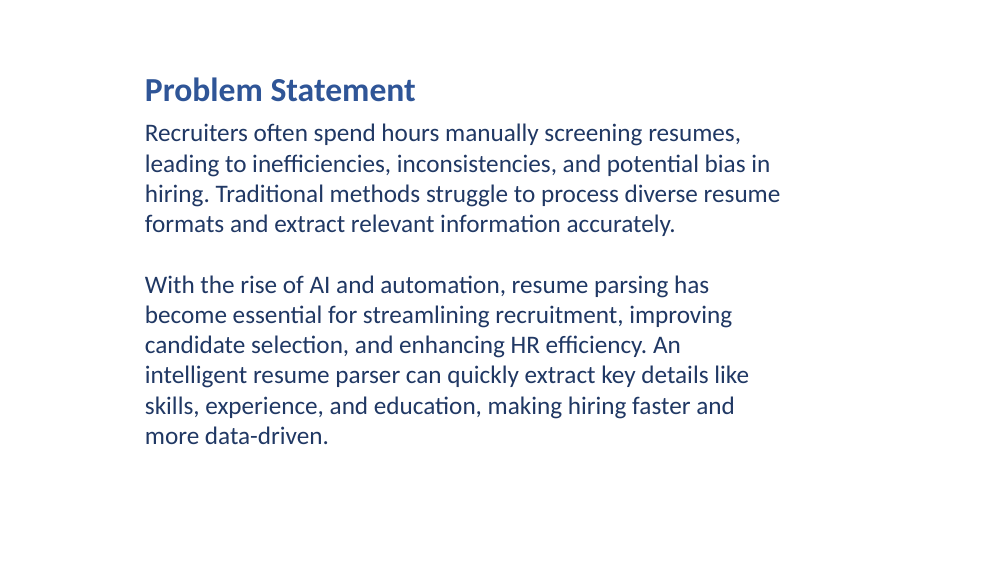
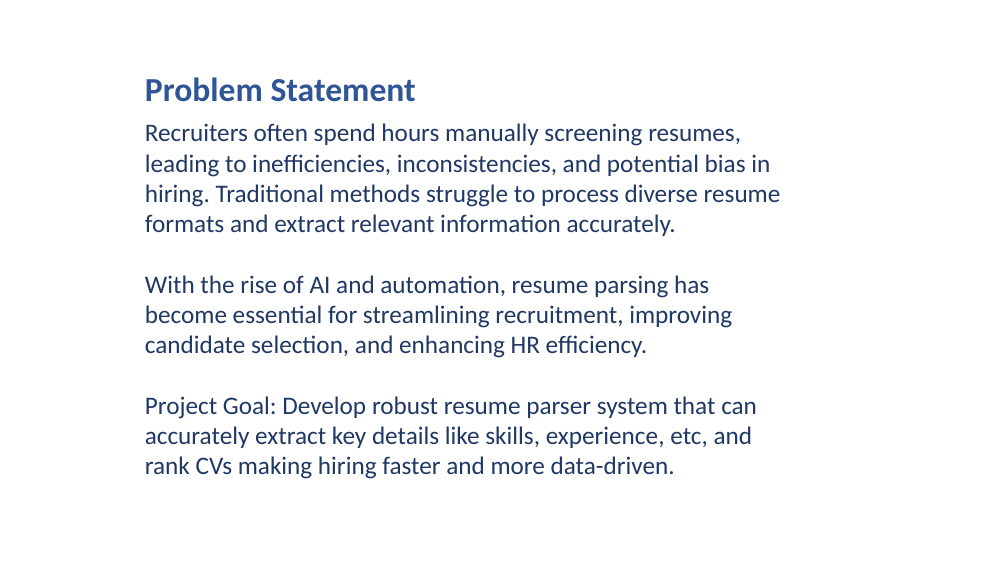
Before and after one commit to mk7890/Resume-Parsing-System, a slide deck: slide 3 of Resume Parsing.pptx. Drawn at 1008x567 pixels with LibreOffice and Linux fonts; fonts in the diff are those of the drawing; background and template pictures are left out. Boxes give left, top, right and bottom in pixels: in the first picture for what was removed or moved away, otherwise in the second. Text is boxed around its words. In the diff, an @@ line names an element or a change of style, - is before the commit and + after.

Commit message:
lls

```diff
--- a/Resume Parsing.pptx
+++ b/Resume Parsing.pptx
@@ text at box(145, 275, 757, 479): text changed @@
-With the rise of AI and automation, resume parsing has become essential for streamlining recruitment, improving candidate selection, and enhancing HR efficiency. An intelligent resume parser can quickly extract key details like skills, experience, and education, making hiring faster and more data-driven.
+With the rise of AI and automation, resume parsing has become essential for streamlining recruitment, improving candidate selection, and enhancing HR efficiency.
+Project Goal: Develop robust resume parser system that can accurately extract key details like skills, experience, etc, and rank CVs making hiring faster and more data-driven.
```
Also in this commit, not shown: 5 other slides changed, 1 slide added.
